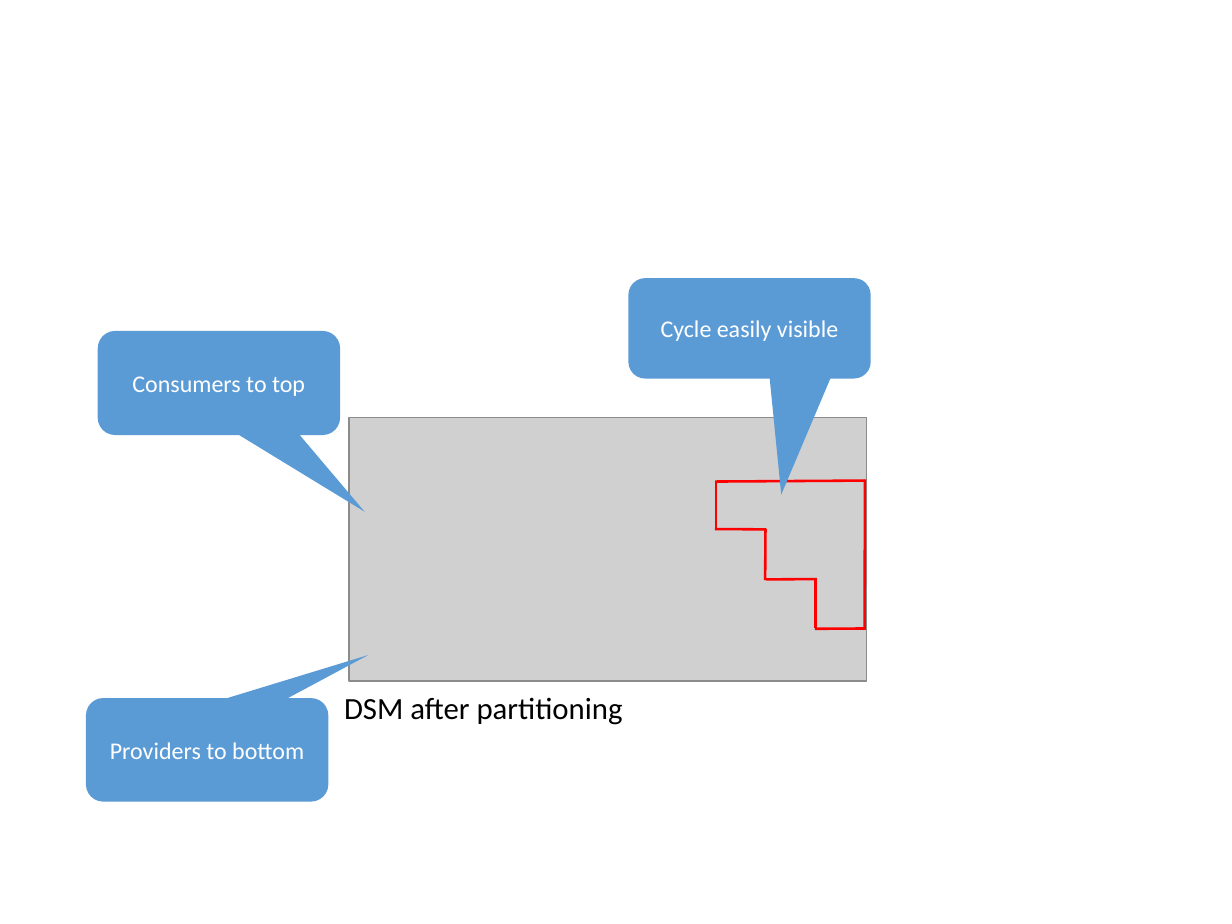
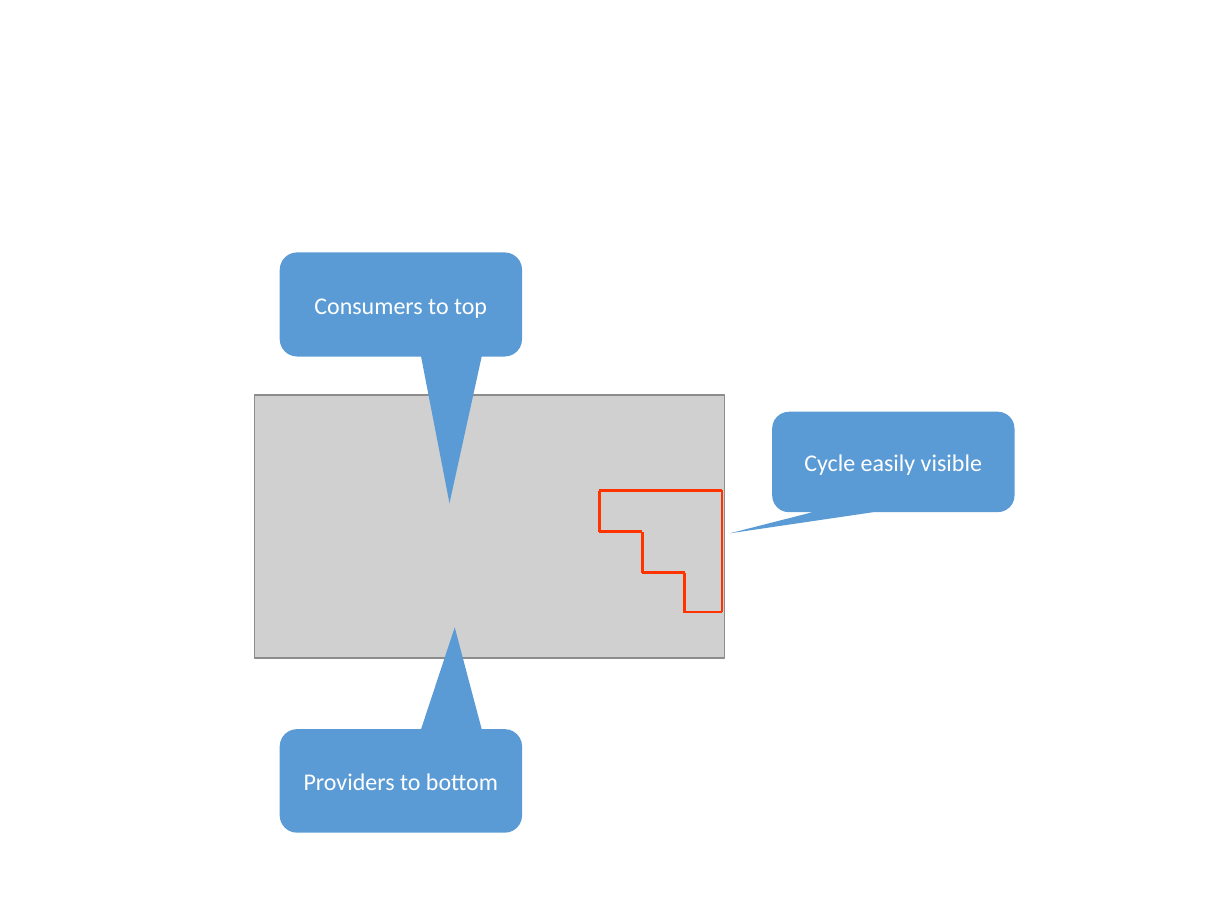
Before and after one commit to dsmsuite/dsmsuite.github.io, a slide deck: slide 9 of assets/img/Images.pptx (slide 10 before the commit). Drawn at 1232x924 pixels with LibreOffice and Linux fonts; fonts in the diff are those of the drawing; grey boxes stand for pictures. Boxes give left, top, right and bottom in pixels: in the first picture for what was removed or moved away, otherwise in the second. Text is boxed around its words. In the diff, an @@ line names an element or a change of style, - is before the commit and + after.

```diff
--- a/assets/img/Images.pptx
+++ b/assets/img/Images.pptx
@@ rounded speech box "Consumers to top": place and size @@
-rounded speech box "Consumers to top" at bbox=[97, 331, 340, 435]
+rounded speech box "Consumers to top" at bbox=[280, 253, 522, 356]
@@ picture: place and size @@
-picture at bbox=[349, 418, 866, 681]
+picture at bbox=[255, 395, 724, 659]
@@ proportions changed in 3 elements at bbox=[280, 729, 522, 833], bbox=[280, 253, 522, 356], bbox=[772, 411, 1015, 513] @@
@@ rounded speech box "Cycle easily visible": place and size @@
-rounded speech box "Cycle easily visible" at bbox=[628, 278, 871, 379]
+rounded speech box "Cycle easily visible" at bbox=[772, 411, 1015, 513]
@@ line moved from (716, 482) - (716, 530) to (599, 532) - (599, 490) @@
@@ line (599, 532) - (599, 490): stroke #FF0000 1.5 pt to #FF3300 1.5 pt @@
@@ line moved from (715, 482) - (865, 480) to (599, 490) - (722, 490) @@
@@ line (599, 490) - (722, 490): stroke #FF0000 1.5 pt to #FF3300 1.5 pt @@
@@ line moved from (865, 479) - (865, 630) to (722, 489) - (722, 612) @@
@@ line (722, 489) - (722, 612): stroke #FF0000 1.5 pt to #FF3300 1.5 pt @@
@@ line moved from (715, 529) - (766, 530) to (599, 532) - (642, 532) @@
@@ line (599, 532) - (642, 532): stroke #FF0000 1.5 pt to #FF3300 1.5 pt @@
@@ line moved from (765, 529) - (765, 580) to (642, 573) - (642, 532) @@
@@ line (642, 573) - (642, 532): stroke #FF0000 1.5 pt to #FF3300 1.5 pt @@
@@ line moved from (766, 579) - (817, 579) to (642, 573) - (685, 573) @@
@@ line (642, 573) - (685, 573): stroke #FF0000 1.5 pt to #FF3300 1.5 pt @@
@@ line moved from (816, 580) - (816, 628) to (685, 612) - (685, 573) @@
@@ line (685, 612) - (685, 573): stroke #FF0000 1.5 pt to #FF3300 1.5 pt @@
@@ line added from (684, 612) to (722, 612), #FF3300 1.5 pt @@
@@ line removed from (814, 628) to (866, 628) @@
@@ text removed at bbox=[344, 697, 623, 725] @@
-DSM after partitioning
@@ rounded speech box "Providers to bottom": place and size @@
-rounded speech box "Providers to bottom" at bbox=[86, 699, 329, 802]
+rounded speech box "Providers to bottom" at bbox=[280, 729, 522, 833]
```
Also in this commit, not shown: 11 other slides changed, 1 slide added, 5 slides removed, 5 other files.
